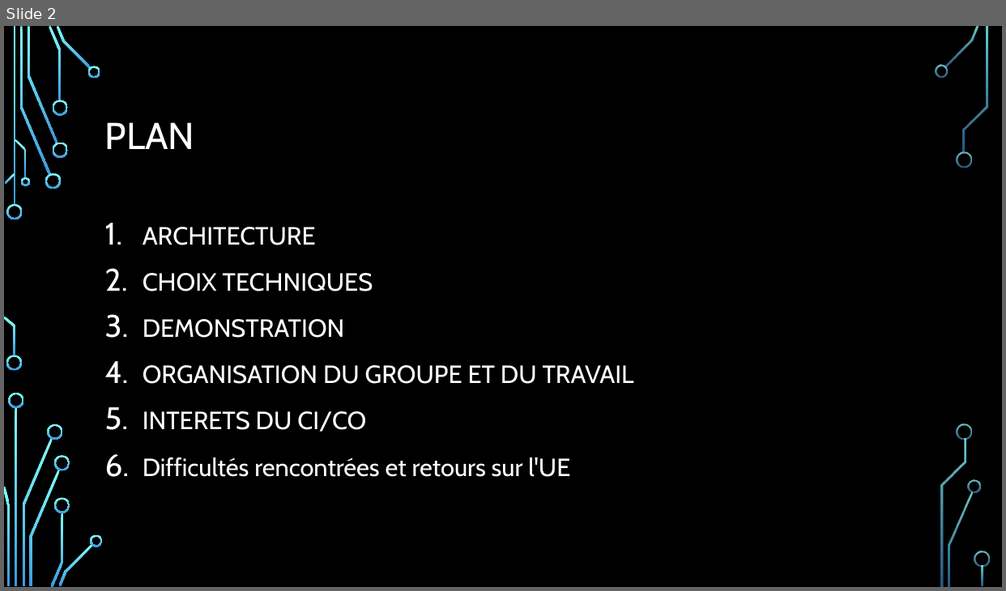
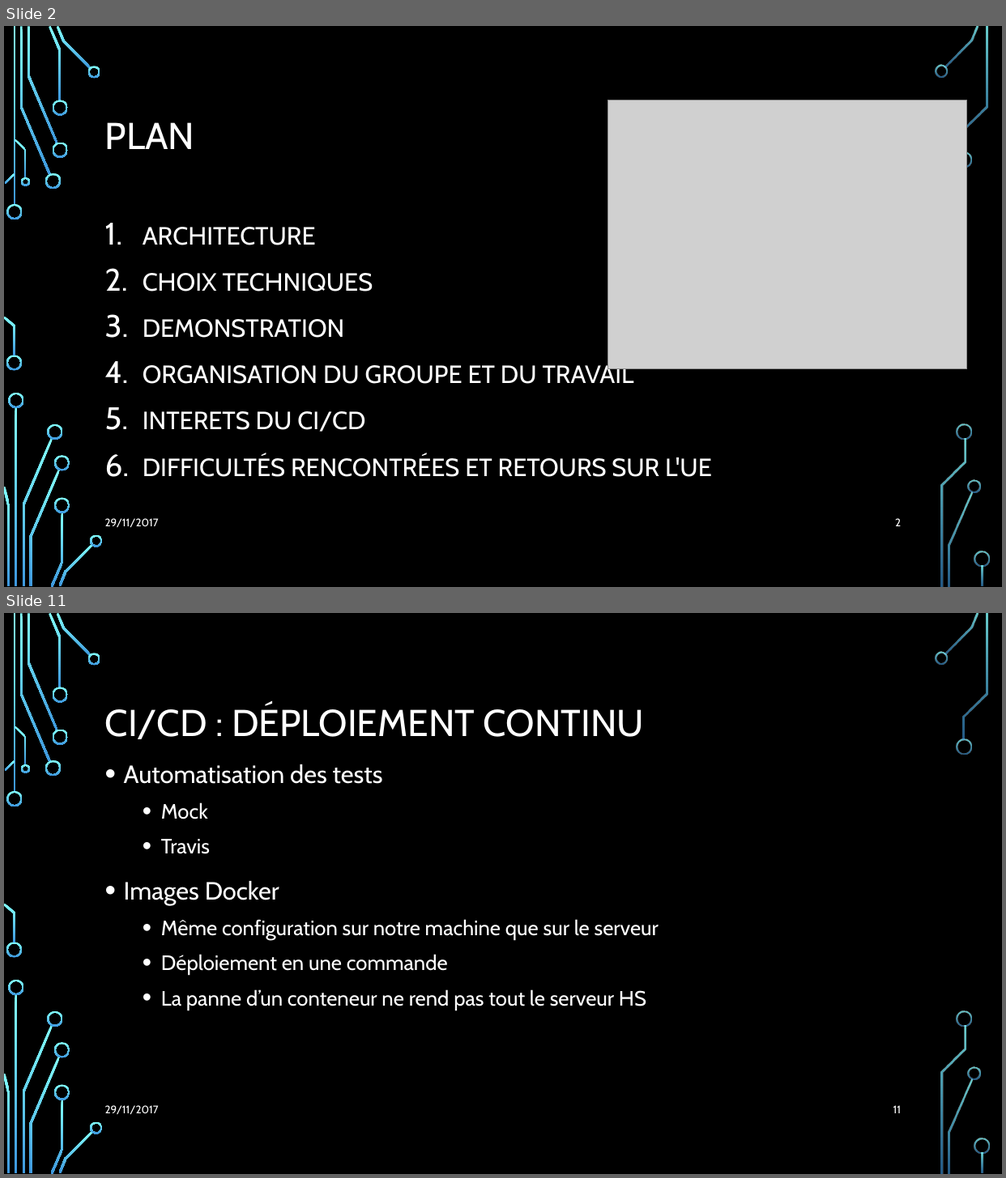
Before and after one commit to Julienbtn/cloud-project-equipe-7, a slide deck: Presentation Cloud.pptx. Shown one above the other, each under a label of ours: slide 2 before the commit, slides 2 and 11 after it; the slides between them are not shown. The pictures are 1006x591 and 1006x1178 pixels, drawn with LibreOffice and Linux fonts; fonts in the diff are those of the drawing; grey boxes stand for pictures; background and template pictures are left out. Boxes give left, top, right and bottom in pixels: in the first picture for what was removed or moved away, otherwise in the second. Text is boxed around its words. In the diff, an @@ line names an element or a change of style, - is before the commit and + after.

```diff
--- a/Presentation Cloud.pptx
+++ b/Presentation Cloud.pptx
@@ slide 11 added at (4,613,1002,1174), background picture (left out); not listed: 36 template elements that a slide beside it also shows @@
@@ title added at (105,705,644,739), 36 pt, text #FFFFFF @@
+CI/CD : DÉPLOIEMENT CONTINU
@@ text added at (124,764,658,1010), 20 pt, text #FFFFFF @@
+• Automatisation des tests
+  • Mock
+  • Travis
+• Images Docker
+  • Même configuration sur notre machine que sur le serveur
+  • Déploiement en une commande
+  • La panne d’un conteneur ne rend pas tout le serveur HS
@@ text added at (105,1105,159,1114), 10.5 pt, text #FFFFFF @@
+29/11/2017
@@ page number added at (893,1105,901,1114), 10.5 pt, text #FFFFFF @@
+11
@@ slide 2 changed as well @@
@@ picture added at (608,100,967,369) @@
@@ text at (143,412,712,477): text changed @@
-5. INTERETS DU CI/CO
-6. Difficultés rencontrées et retours sur l'UE
+5. INTERETS DU CI/CD
+6. DIFFICULTÉS RENCONTRÉES ET RETOURS SUR L'UE
@@ text added at (105,518,159,527), 10.5 pt, text #FFFFFF @@
+29/11/2017
@@ page number added at (895,518,901,527), 10.5 pt, text #FFFFFF @@
+2
```
Also in this commit, not shown: 3 other slides changed, 8 other slides added, 4 slides removed, 2 other files.
